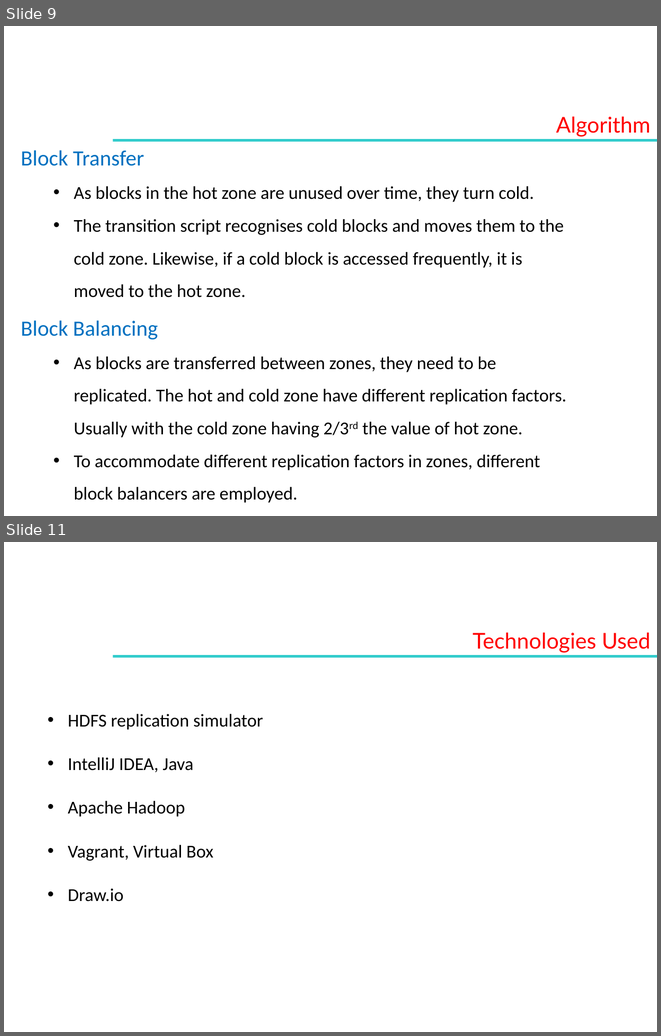
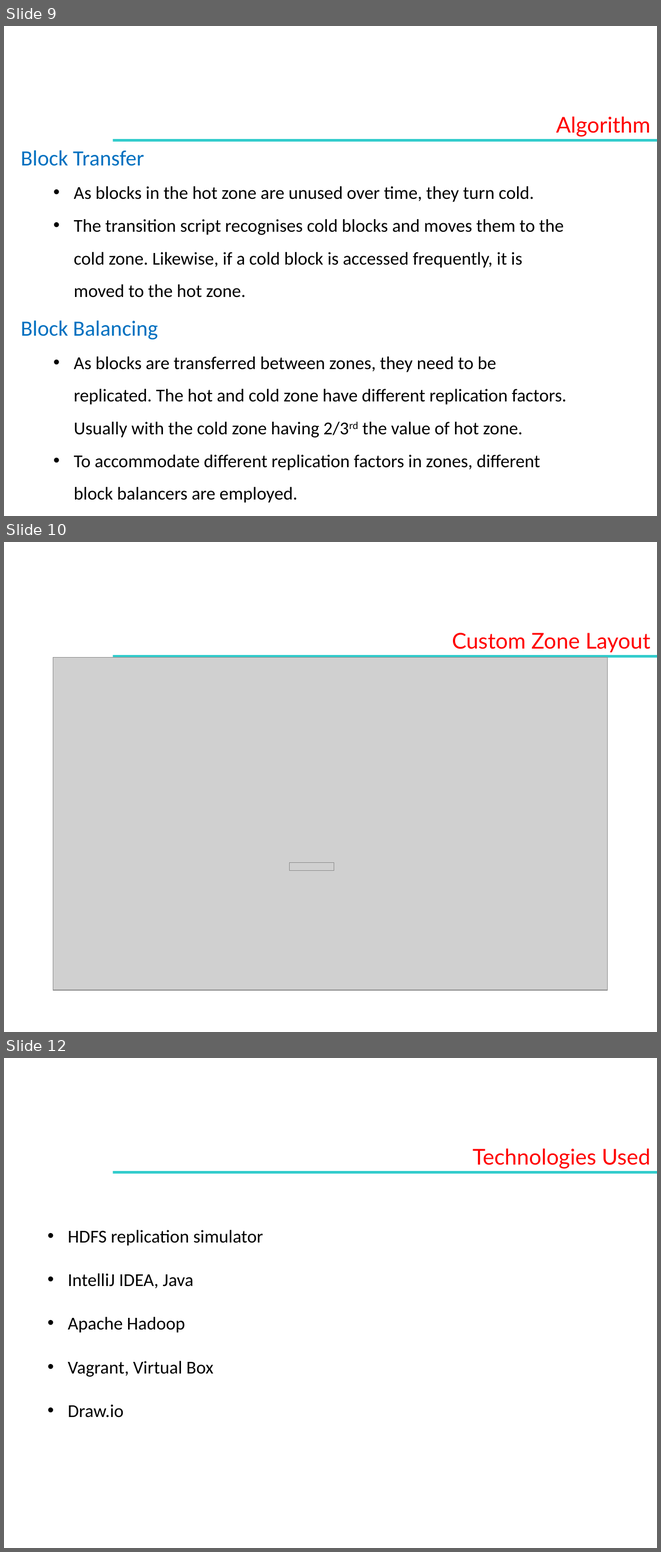
Before and after one commit to Gituser143/HDFS-Sim, a slide deck: Presentations/ESA Project Demonstration.pptx. Shown one above the other, each under a label of ours: slides 9 and 11 before the commit, slides 9, 10 and 12 after it; the slides between them are not shown. The pictures are 661x1036 and 661x1552 pixels, drawn with LibreOffice and Linux fonts; fonts in the diff are those of the drawing; grey boxes stand for pictures; background and template pictures are left out. Boxes give left, top, right and bottom in pixels: in the first picture for what was removed or moved away, otherwise in the second. Text is boxed around its words. In the diff, an @@ line names an element or a change of style, - is before the commit and + after.

```diff
--- a/Presentations/ESA Project Demonstration.pptx
+++ b/Presentations/ESA Project Demonstration.pptx
@@ slide 10 added at (x1=4, y1=542, x2=657, y2=1032), background picture (left out) @@
@@ text added at (x1=452, y1=633, x2=650, y2=652), 24 pt, text #FF0000 @@
+Custom Zone Layout
@@ picture added at (x1=53, y1=658, x2=607, y2=990) @@
@@ rectangle added at (x1=113, y1=655, x2=657, y2=658), fill #33CCCC @@
@@ picture added at (x1=289, y1=863, x2=334, y2=871) @@
@@ what was slide 11 is now slide 12 @@
```
Also in this commit, not shown: 2 slides changed, 1 other file.
